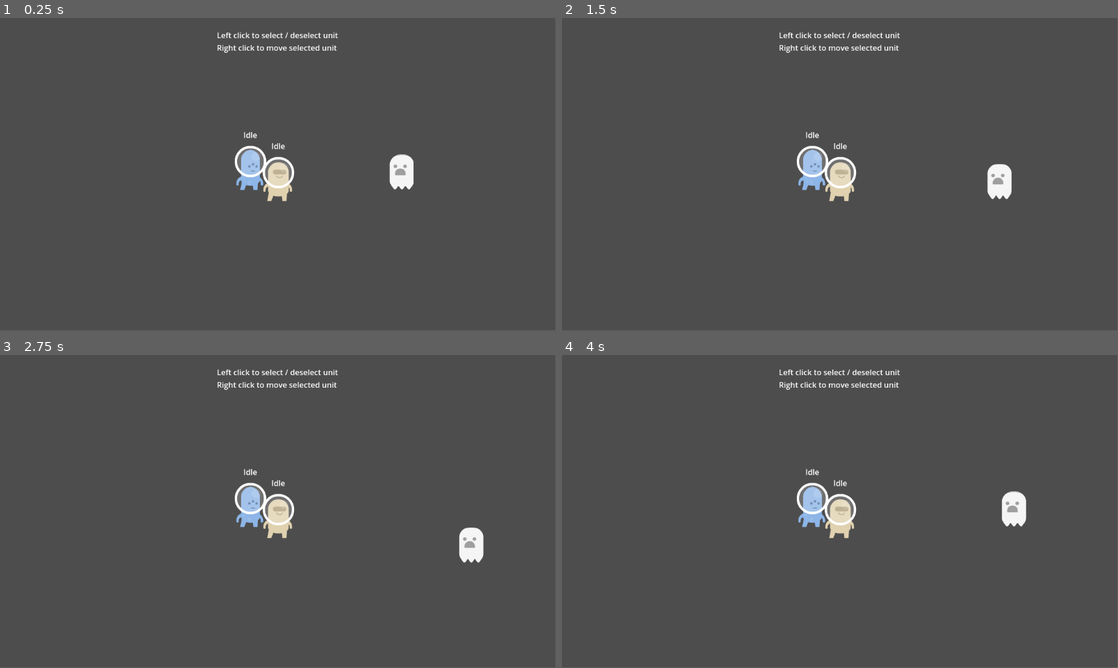
Above: before the commit, frames 1-4 (two rows, left to right).
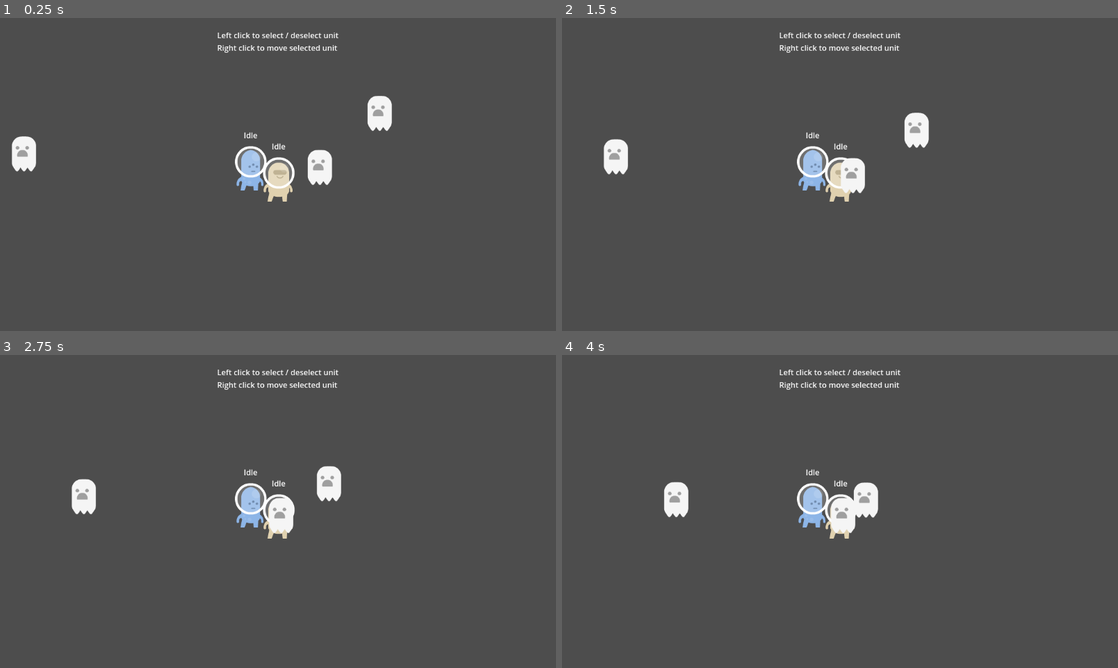
Above: after the commit, the same moments.

Repository: zhang-edward/roguelheart
Game: Godot game, scene res://scenes/Main.tscn
Same seed, same stepped clock (60 frames per second), same inputs: the game is played once before the commit and once after it.
Inputs (mouse positions are in pixels of both pictures, inside the frame that each line leads up to):
- Up to frame 1 (0.25 s): no input
- Up to frame 2 (1.5 s): tap Enter at 0.5, 1.25 s; move the mouse to (812, 140) at 0.52 s; hold Right (ui_right) 0.53-1.28 s; click (812, 140) at 0.67 s; move the mouse to (840, 149) at 1.27 s; hold Down (ui_down) from 1.28 s (still down); click (840, 149) at 1.42 s
- Up to frame 3 (2.75 s): tap Enter at 2 s; move the mouse to (333, 442) at 2.02 s; release Down (ui_down) at 2.03 s; hold Right (ui_right) from 2.03 s (still down); click (333, 442) at 2.17 s
- Up to frame 4 (4 s): tap Enter at 2.75, 3.5 s; move the mouse to (812, 574) at 2.77 s; release Right (ui_right) at 2.78 s; hold Up (ui_up) 2.78-3.53 s; click (812, 574) at 2.92 s; move the mouse to (1006, 558) at 3.52 s; hold Left (ui_left) from 3.53 s (still down); click (1006, 558) at 3.67 s
The window is 799x449 before the commit and 800x450 after it. Grey fills any space a smaller window leaves; there, only what the larger window draws over its background counts as a difference.

The runs differ from the first frame. In frame 1, 2.4% of the frame differs, in the area x 2-75%, y 4-59%; in frame 2, 2.3%; in frame 3, 2.3%; in frame 4, 2.3%.
Error after the commit: Invalid access to property or key 'timeout' on a base object of type 'null instance'. (res://scripts/fsm/AttackState.gd:15)

Commit message:
added enemy spawning logic, basic attack behavior

Diff:
--- a/prefab/Enemy.tscn
+++ b/prefab/Enemy.tscn
@@ -1,7 +1,11 @@
-[gd_scene load_steps=4 format=3 uid="uid://c8mt2vgagi8cc"]
+[gd_scene load_steps=8 format=3 uid="uid://c8mt2vgagi8cc"]
 
 [ext_resource type="Script" path="res://scripts/Enemy.gd" id="1_4cwpj"]
 [ext_resource type="Texture2D" uid="uid://de15fo6beh8fq" path="res://sprites/ghost.png" id="1_6c54o"]
+[ext_resource type="Script" path="res://scripts/fsm/StateMachine.gd" id="3_5m8em"]
+[ext_resource type="Script" path="res://scripts/fsm/IdleState.gd" id="4_5qyw5"]
+[ext_resource type="Script" path="res://scripts/fsm/MoveState.gd" id="5_68pec"]
+[ext_resource type="Script" path="res://scripts/fsm/AttackState.gd" id="6_aaj38"]
 
 [sub_resource type="CircleShape2D" id="CircleShape2D_my7uh"]
 radius = 40.0
@@ -18,3 +22,17 @@
 
 [node name="CollisionShape2D" type="CollisionShape2D" parent="MousePickableArea"]
 shape = SubResource("CircleShape2D_my7uh")
+
+[node name="StateMachine" type="Node" parent="."]
+script = ExtResource("3_5m8em")
+initial_state = NodePath("Idle")
+
+[node name="Idle" type="Node" parent="StateMachine"]
+script = ExtResource("4_5qyw5")
+
+[node name="Move" type="Node" parent="StateMachine"]
+script = ExtResource("5_68pec")
+
+[node name="Attack" type="Node" parent="StateMachine"]
+script = ExtResource("6_aaj38")
+speed = 50
--- /dev/null
+++ b/prefab/EnemyPartyManager.tscn
@@ -0,0 +1,8 @@
+[gd_scene load_steps=3 format=3 uid="uid://d3tiuw84gdb1o"]
+
+[ext_resource type="Script" path="res://scripts/EnemyPartyManager.gd" id="1_1qf1i"]
+[ext_resource type="PackedScene" uid="uid://c8mt2vgagi8cc" path="res://prefab/Enemy.tscn" id="2_mr7gw"]
+
+[node name="EnemyPartyManager" type="Node2D"]
+script = ExtResource("1_1qf1i")
+enemy_scene = ExtResource("2_mr7gw")
--- a/project.godot
+++ b/project.godot
@@ -15,6 +15,12 @@
 config/features=PackedStringArray("4.1", "Forward Plus")
 config/icon="res://icon.svg"
 
+[display]
+
+window/size/resizable=false
+window/stretch/mode="viewport"
+window/dpi/allow_hidpi=false
+
 [dotnet]
 
 project/assembly_name="roguelheart"
--- a/scenes/Main.tscn
+++ b/scenes/Main.tscn
@@ -2,8 +2,8 @@
 
 [ext_resource type="Script" path="res://scripts/PlayerPartyManager.gd" id="1_m5kpx"]
 [ext_resource type="PackedScene" uid="uid://uqjyppi50npj" path="res://prefab/Player.tscn" id="1_uys3c"]
+[ext_resource type="PackedScene" uid="uid://d3tiuw84gdb1o" path="res://prefab/EnemyPartyManager.tscn" id="2_aye20"]
 [ext_resource type="Texture2D" uid="uid://bd5i10cmpwubf" path="res://sprites/alienBlue_stand.png" id="2_kygx2"]
-[ext_resource type="PackedScene" uid="uid://c8mt2vgagi8cc" path="res://prefab/Enemy.tscn" id="4_i4ot6"]
 
 [sub_resource type="SpriteFrames" id="SpriteFrames_yv776"]
 animations = [{
@@ -56,7 +56,6 @@
 [node name="Player" parent="." instance=ExtResource("1_uys3c")]
 position = Vector2(2, 10)
 
-[node name="Enemy" parent="." instance=ExtResource("4_i4ot6")]
-position = Vector2(257, -4)
+[node name="EnemyPartyManager" parent="." instance=ExtResource("2_aye20")]
 
 [editable path="Player2"]
--- a/scripts/Enemy.gd
+++ b/scripts/Enemy.gd
@@ -1,17 +1,16 @@
 class_name Enemy
 extends Node2D
 
+@onready var _state_machine: StateMachine = get_node("StateMachine")
+
 # Called when the node enters the scene tree for the first time.
 func _ready():
-	pass # Replace with function body.
+	var screen_size = get_viewport().get_visible_rect().size
+	var x = randi_range(-screen_size.x / 2, screen_size.x / 2)
+	var y = randi_range(-screen_size.y / 2, screen_size.y / 2)
 
-# Called every frame. 'delta' is the elapsed time since the previous frame.
-func _process(delta):
-	if Input.is_action_pressed("ui_right"):
-		translate(Vector2(1, 0) * delta * 100)
-	if Input.is_action_pressed("ui_left"):
-		translate(Vector2( - 1, 0) * delta * 100)
-	if Input.is_action_pressed("ui_up"):
-		translate(Vector2(0, -1) * delta * 100)
-	if Input.is_action_pressed("ui_down"):
-		translate(Vector2(0, 1) * delta * 100)
+	position = Vector2(x, y)
+	print("position spawned: " + str(position))
+
+func set_attack_target(target: Node2D):
+	_state_machine.transition_to("Attack", {"target": target})
--- /dev/null
+++ b/scripts/EnemyPartyManager.gd
@@ -0,0 +1,26 @@
+extends Node2D
+
+const MIN_ENEMIES = 2
+const MAX_ENEMIES = 4
+
+@export var enemy_scene: PackedScene
+var enemies: Array = []
+
+# Called when the node enters the scene tree for the first time.
+func _ready():
+	var num_enemies = randi_range(MIN_ENEMIES, MAX_ENEMIES)
+	print("num enemies spawned: " + str(num_enemies))
+
+	var player_party_manager: PlayerPartyManager = get_node("/root/Main/PlayerPartyManager") as PlayerPartyManager
+	var players = player_party_manager.players
+	for i in range(num_enemies):
+		var enemy = enemy_scene.instantiate() as Enemy
+		add_child(enemy)
+		enemy.set_attack_target(players.pick_random())
+		enemies.append(enemy)
+
+
+
+# Called every frame. 'delta' is the elapsed time since the previous frame.
+func _process(delta):
+	pass
